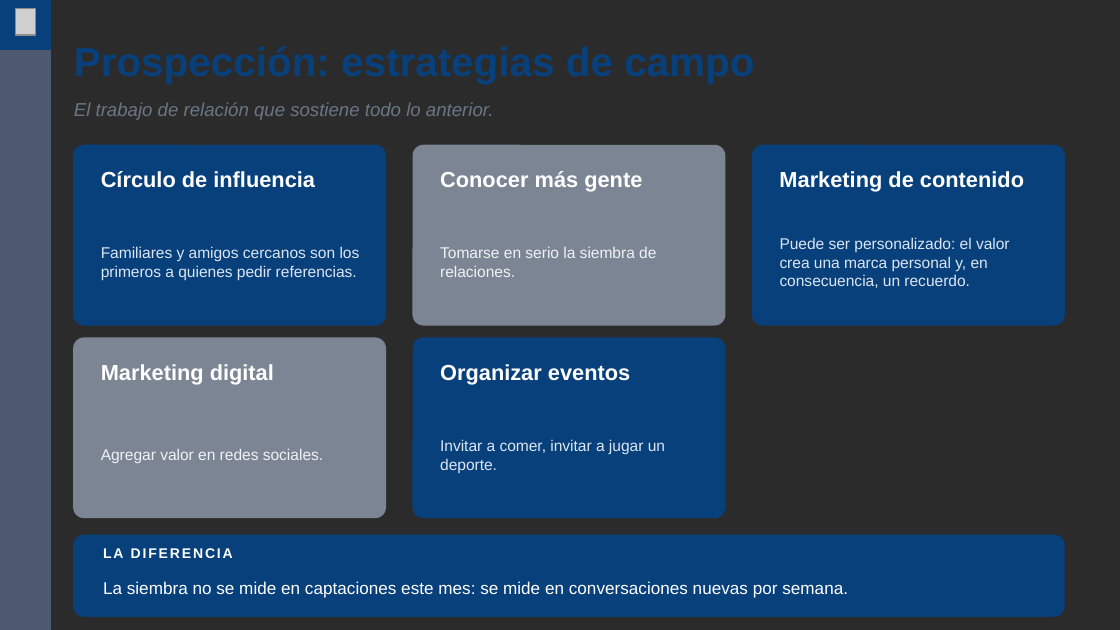
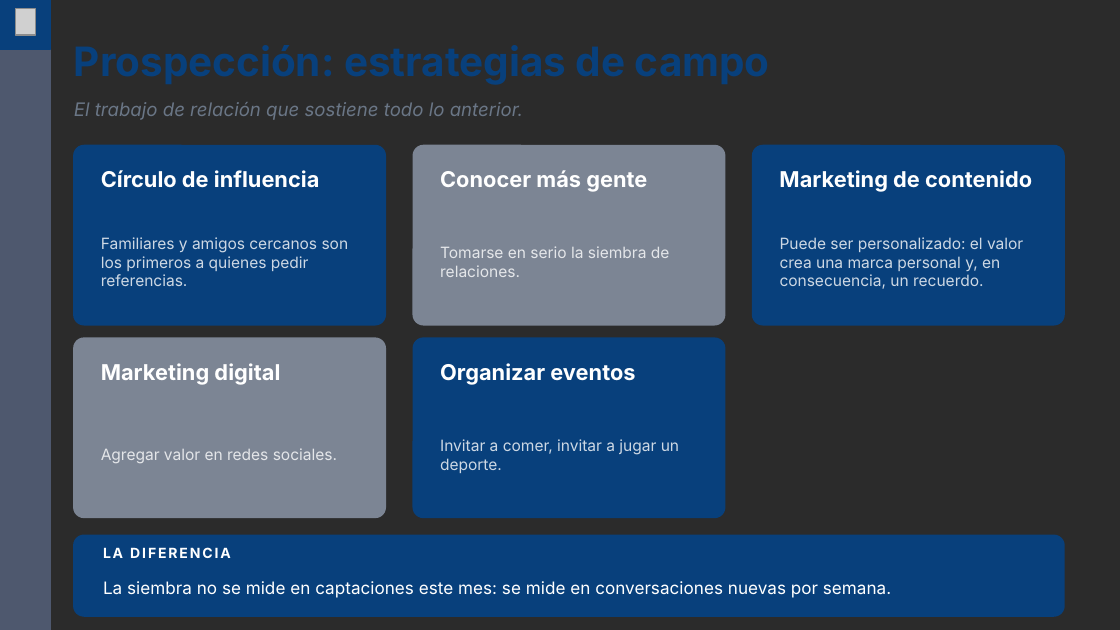
Before and after one commit to marcenapo-hub/KrakRealEstate, a slide deck: slide 5 of capacitaciones/prospeccion/Prospeccion.pptx. Drawn at 1120x630 pixels with LibreOffice and Linux fonts; fonts in the diff are those of the drawing; grey boxes stand for pictures; background and template pictures are left out; a plain dark background stands for a picture behind light text. Boxes give left, top, right and bottom in pixels: in the first picture for what was removed or moved away, otherwise in the second. Text is boxed around its words. In the diff, an @@ line names an element or a change of style, - is before the commit and + after.

```diff
--- a/capacitaciones/prospeccion/Prospeccion.pptx
+++ b/capacitaciones/prospeccion/Prospeccion.pptx
@@ text "Tomarse en serio la siembra ..." at (440, 246, 670, 277): font Arial to Inter, text colour #F0F2F5 to #E4E6E9 @@
@@ text "Agregar valor en redes sociales." at (101, 448, 337, 463): font Arial to Inter, text colour #F0F2F5 to #E4E6E9 @@
@@ font Arial to Inter, text colour #DCE6F2 to #CDD8E4 in 3 elements at (101, 237, 349, 286), (780, 237, 1023, 289), (440, 439, 679, 473) @@
@@ font Arial to Inter in 9 elements at (74, 31, 1064, 90), (74, 102, 523, 120), (101, 170, 320, 188), (440, 170, 647, 192), (779, 170, 1032, 192), (101, 363, 280, 385), (440, 363, 635, 385), (103, 547, 231, 558), (103, 581, 891, 598) @@
```
Also in this commit, not shown: 10 other slides changed, 6 other files.
